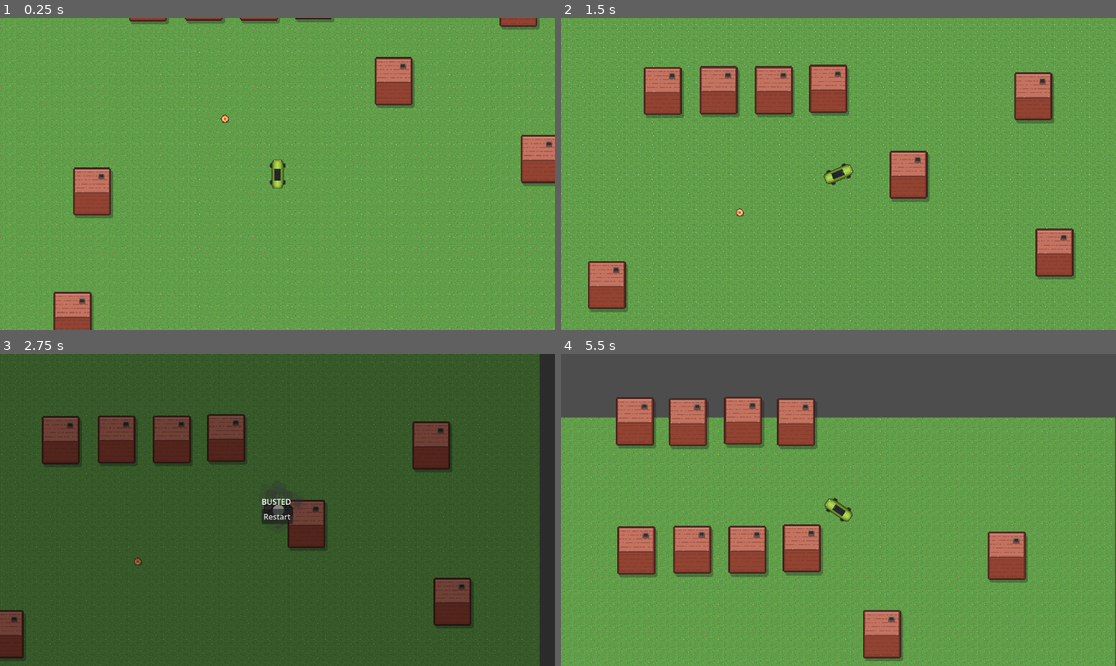
Above: before the commit, frames 1-4 (two rows, left to right).
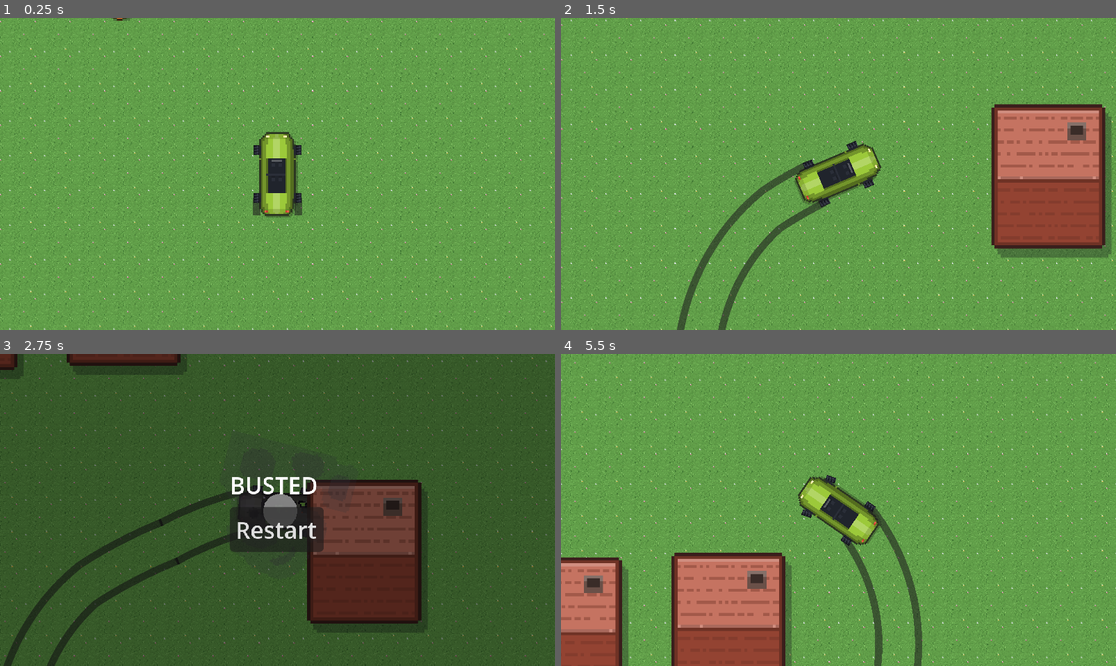
Above: after the commit, the same moments.

Repository: frost1335/car-game
Game: Godot game, scene res://scenes/Game.tscn
Same seed, same stepped clock (60 frames per second), same inputs: the game is played once before the commit and once after it.
Inputs:
- Up to frame 1 (0.25 s): no input
- Up to frame 2 (1.5 s): hold D (turn_right) 0.53-1.28 s; hold Down (brake) from 1.28 s (still down)
- Up to frame 3 (2.75 s): release Down (brake) at 2.03 s; hold D (turn_right) from 2.03 s (still down)
- Up to frame 4 (5.5 s): release D (turn_right) at 2.75 s; click "Restart" at 2.75 s; hold D (turn_right) 3.53-4.28 s; hold A (turn_left) from 4.28 s (still down)

The runs differ from the first frame. In frame 1, 13% of the frame differs, in the area x 0-100%, y 0-100%; in frame 2, 27%; in frame 3, 27%; in frame 4, 48%.

Commit message:
ref: start adding the trails to the car

Diff:
--- a/project.godot
+++ b/project.godot
@@ -14,6 +14,10 @@
 run/main_scene="uid://bc3spd02bu1mo"
 config/features=PackedStringArray("4.7", "Forward Plus")
 config/icon="res://icon.svg"
+
+[display]
+
+window/stretch/scale=3.0
 
 [input]
 
--- a/scenes/Car.tscn
+++ b/scenes/Car.tscn
@@ -6,6 +6,9 @@
 [ext_resource type="Texture2D" uid="uid://bplv47aadjhwa" path="res://assets/fx/wrecks/wreck_buggy_lime.png" id="3_vaoqk"]
 [ext_resource type="Script" uid="uid://csjs2a21dn32y" path="res://scripts/camera_2d.gd" id="4_fbyd5"]
 [ext_resource type="Texture2D" uid="uid://derlihuy40c71" path="res://assets/fx/smoke/smolders_sheet.png" id="5_t6kce"]
+[ext_resource type="Texture2D" uid="uid://cavxq8rol6ace" path="res://assets/fx/wheels/wheel_spin_sheet.png" id="5_v7lie"]
+[ext_resource type="Script" uid="uid://d3l2qcuq6wl3w" path="res://scripts/trail_left.gd" id="7_bfku0"]
+[ext_resource type="Script" uid="uid://brcrg3uktjgc8" path="res://scripts/trail_right.gd" id="8_i5sjj"]
 
 [sub_resource type="RectangleShape2D" id="RectangleShape2D_3unlm"]
 size = Vector2(92, 40)
@@ -23,24 +26,60 @@
 explosion_scene = ExtResource("2_qn377")
 wreck_texture = ExtResource("3_vaoqk")
 
-[node name="Collision" type="CollisionShape2D" parent="." unique_id=691586055]
+[node name="CollisionShape2D" type="CollisionShape2D" parent="." unique_id=691586055]
 z_index = 5
 shape = SubResource("RectangleShape2D_3unlm")
 
-[node name="Body" type="Sprite2D" parent="Collision" unique_id=884641444]
+[node name="Visuals" type="Node2D" parent="." unique_id=172067820]
+
+[node name="Shadow" type="Sprite2D" parent="Visuals" unique_id=834244114]
+modulate = Color(0.7666196, 0.76661956, 0.76661944, 0.3529412)
+rotation = 1.5707964
+scale = Vector2(2.42, 2.42)
+texture = ExtResource("2_ys5ts")
+offset = Vector2(1, 1)
+region_enabled = true
+region_rect = Rect2(4.9112134, 0, 21.142195, 52)
+
+[node name="WheelFL" type="Sprite2D" parent="Visuals" unique_id=1636427359]
+position = Vector2(33, -29)
+texture = ExtResource("5_v7lie")
+flip_h = true
+vframes = 4
+
+[node name="WheelFR" type="Sprite2D" parent="Visuals" unique_id=566666448]
+position = Vector2(33, 29)
+texture = ExtResource("5_v7lie")
+flip_h = true
+vframes = 4
+
+[node name="WheelRL" type="Sprite2D" parent="Visuals" unique_id=55576250]
+z_index = 10
+position = Vector2(-33, -29)
+texture = ExtResource("5_v7lie")
+flip_h = true
+vframes = 4
+
+[node name="WheelRR" type="Sprite2D" parent="Visuals" unique_id=942251358]
+z_index = 10
+position = Vector2(-33, 29)
+texture = ExtResource("5_v7lie")
+flip_h = true
+vframes = 4
+
+[node name="Body" type="Sprite2D" parent="Visuals" unique_id=884641444]
 position = Vector2(0, -1.1444092e-05)
 rotation = 1.5707964
-scale = Vector2(2.4214091, 2.5302548)
+scale = Vector2(2.42, 2.42)
 texture = ExtResource("2_ys5ts")
+region_enabled = true
+region_rect = Rect2(4.9051404, 0, 21.21906, 52)
 
-[node name="Camera2D" type="Camera2D" parent="." unique_id=151300935]
-zoom = Vector2(0.5, 0.5)
-script = ExtResource("4_fbyd5")
-
-[node name="WreckSmoke" type="CPUParticles2D" parent="." unique_id=721209250]
+[node name="WreckSmoke" type="CPUParticles2D" parent="Visuals" unique_id=721209250]
 z_index = 10
 material = SubResource("CanvasItemMaterial_3unlm")
-position = Vector2(0, -36)
+position = Vector2(1.1368684e-13, -36.000004)
+scale = Vector2(1.0000001, 1.0000001)
 emitting = false
 amount = 12
 texture = ExtResource("5_t6kce")
@@ -55,3 +94,19 @@
 scale_amount_max = 6.0
 color = Color(1, 1, 1, 0.627451)
 anim_offset_max = 1.0
+
+[node name="TrailLeft" type="Line2D" parent="." unique_id=594707338]
+top_level = true
+z_index = 5
+default_color = Color(0.1254902, 0.1254902, 0.1254902, 0.5882353)
+script = ExtResource("7_bfku0")
+
+[node name="TrailRight" type="Line2D" parent="." unique_id=1488068992]
+top_level = true
+z_index = 5
+default_color = Color(0.1254902, 0.1254902, 0.1254902, 0.5882353)
+script = ExtResource("8_i5sjj")
+
+[node name="Camera2D" type="Camera2D" parent="." unique_id=151300935]
+zoom = Vector2(0.5, 0.5)
+script = ExtResource("4_fbyd5")
--- a/scenes/House.tscn
+++ b/scenes/House.tscn
@@ -1,11 +1,12 @@
 [gd_scene format=3 uid="uid://df5675e0u8mpu"]
 
-[ext_resource type="Texture2D" uid="uid://d1ov2tywjiw66" path="res://assets/objects/house_red.png" id="1_d7po0"]
+[ext_resource type="Texture2D" uid="uid://b1ati24hcp5yl" path="res://assets/objects/house_red.png" id="1_d7po0"]
 
 [sub_resource type="RectangleShape2D" id="RectangleShape2D_qtlar"]
 size = Vector2(138, 174)
 
 [node name="House" type="StaticBody2D" unique_id=802393800]
+z_index = 10
 metadata/radius = 105.0
 
 [node name="CollisionShape2D" type="CollisionShape2D" parent="." unique_id=945646786]
--- a/scripts/car.gd
+++ b/scripts/car.gd
@@ -24,7 +24,7 @@
 @export var handbrake_traction: float = 0.04
 
 # - Obstacle impacts -
-@export var min_impact_speed: float = 100.0   	# below this, no penalty (lets you nudge walls)
+@export var min_impact_speed: float = 50.0   	# below this, no penalty (lets you nudge walls)
 @export var impact_speed_loss: float = 0.6    	# fraction of speed scrubbed on a full head-on hit
 @export var push_scale: float = 0.8           	# impulse applied to RigidBody2D props
 @export var wreck_impact_speed: float = 250.0   # at or above this -> destroyed
@@ -54,6 +54,8 @@
 	move_and_slide()
 
 	_post_move()
+
+	_update_visuals(delta)
 
 	if not _dead:
 		_handle_obstacle_impacts(pre_move_velocity)
@@ -136,3 +138,6 @@
 
 func _destroy() -> void:
 	pass
+
+func _update_visuals(_delta: float) -> void:
+	pass
--- a/scripts/player_car.gd
+++ b/scripts/player_car.gd
@@ -22,6 +22,7 @@
 signal wrecked(at_position: Vector2)
 
 var _bust_timer: float = 0.0
+var _roll_distance: float = 0.0
 
 func _drive(delta: float) -> void:
 	if _dead:
@@ -106,6 +107,20 @@
 
 func _become_wreck() -> void:
 	if wreck_texture:
-		$Collision/Body.texture = wreck_texture
+		$Visuals/Body.texture = wreck_texture
 	if has_node("WreckSmoke"):
-		$WreckSmoke.emitting = true
+		$Visuals/WreckSmoke.emitting = true
+
+func _update_visuals(delta: float) -> void:
+	$Visuals/WheelFL.rotation = steer_direction
+	$Visuals/WheelFR.rotation = steer_direction
+
+
+	var forward_speed := velocity.dot(transform.x)      # signed: negative when reversing
+	_roll_distance += forward_speed * delta
+	var frame_index := int(_roll_distance / 32) % 4
+
+	$Visuals/WheelFL.frame = frame_index
+	$Visuals/WheelFR.frame = frame_index
+	$Visuals/WheelRL.frame = frame_index
+	$Visuals/WheelRR.frame = frame_index
--- /dev/null
+++ b/scripts/trail_left.gd
@@ -0,0 +1,6 @@
+extends Line2D
+
+@onready var RearLeftWheel = $"../Visuals/WheelRL"
+
+func _process(delta: float) -> void:
+	add_point(RearLeftWheel.global_position)
--- /dev/null
+++ b/scripts/trail_right.gd
@@ -0,0 +1,6 @@
+extends Line2D
+
+@onready var RearRightWheel = $"../Visuals/WheelRR"
+
+func _process(delta: float) -> void:
+	add_point(RearRightWheel.global_position)
Not shown, added: scripts/trail_left.gd.uid
Not shown, added: scripts/trail_right.gd.uid
